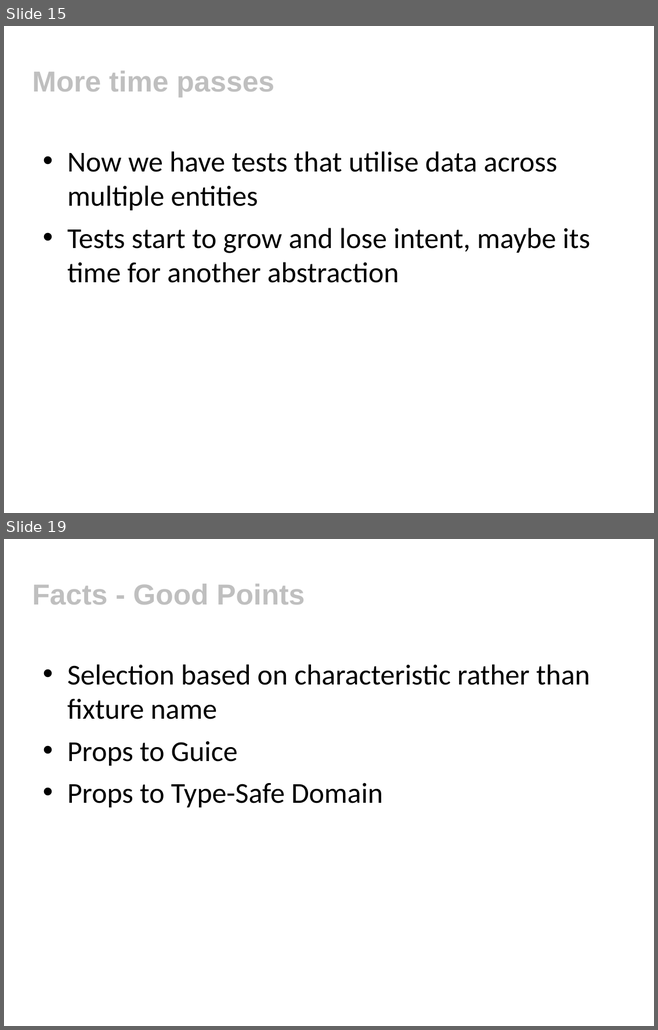
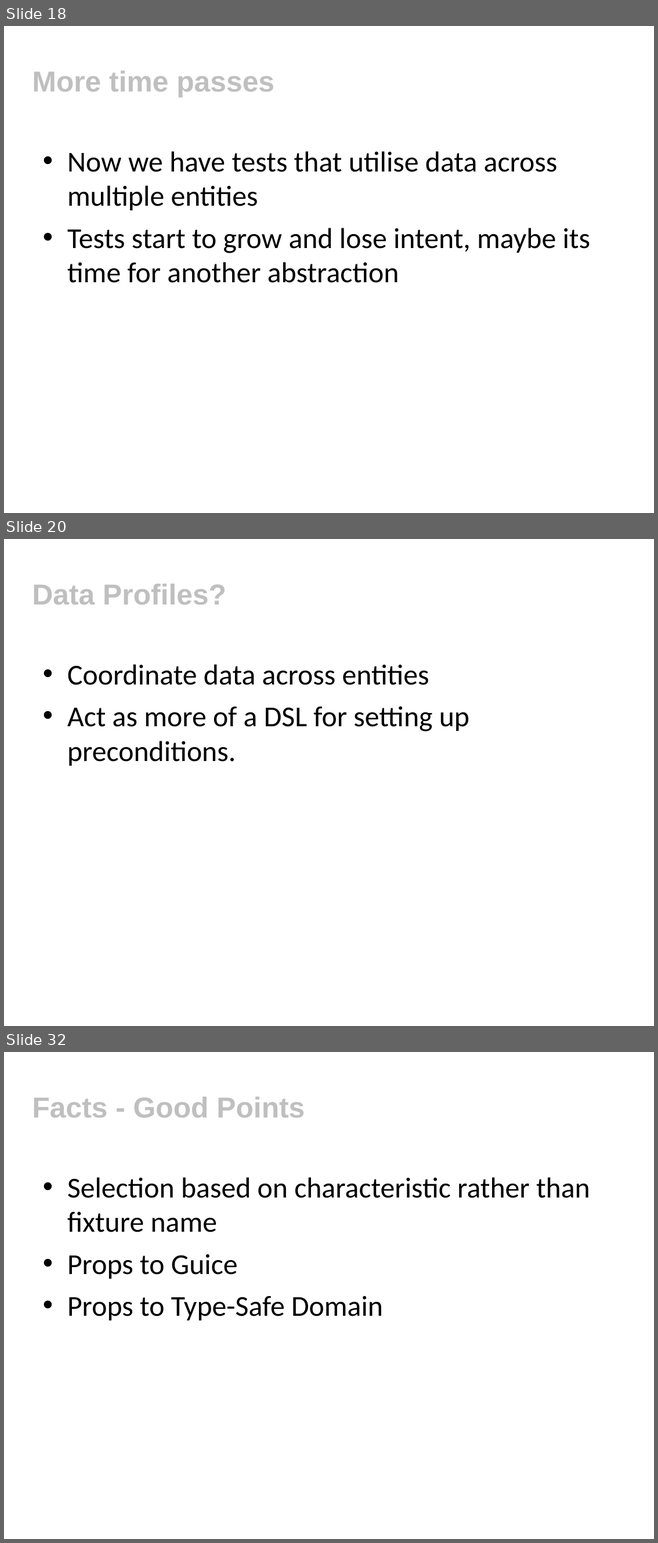
Before and after one commit to tobyclemson/test-data-generation-and-verification-presentation, a slide deck: test-data-generation-and-verification.ppt. Shown one above the other, each under a label of ours: slides 15 and 19 before the commit, slides 18, 20 and 32 after it; the slides between them are not shown. The pictures are 658x1030 and 658x1543 pixels, drawn with LibreOffice and Linux fonts; fonts in the diff are those of the drawing; background and template pictures are left out. Boxes give left, top, right and bottom in pixels: in the first picture for what was removed or moved away, otherwise in the second. Text is boxed around its words. In the diff, an @@ line names an element or a change of style, - is before the commit and + after.

```diff
--- a/test-data-generation-and-verification.ppt
+++ b/test-data-generation-and-verification.ppt
@@ slide 20 added at (x1=4, y1=539, x2=654, y2=1026), background #FFFFFF @@
@@ title added at (x1=32, y1=584, x2=226, y2=605), 32 pt, text #BFBFBF, bold @@
+Data Profiles?
@@ text added at (x1=67, y1=664, x2=469, y2=766), 32 pt, text #000000 @@
+• Coordinate data across entities
+• Act as more of a DSL for setting up preconditions.
@@ what was slide 15 is now slide 18 @@
@@ what was slide 19 is now slide 32 @@
```
Also in this commit, not shown: 4 slides changed, 12 other slides added, 1 other file.
